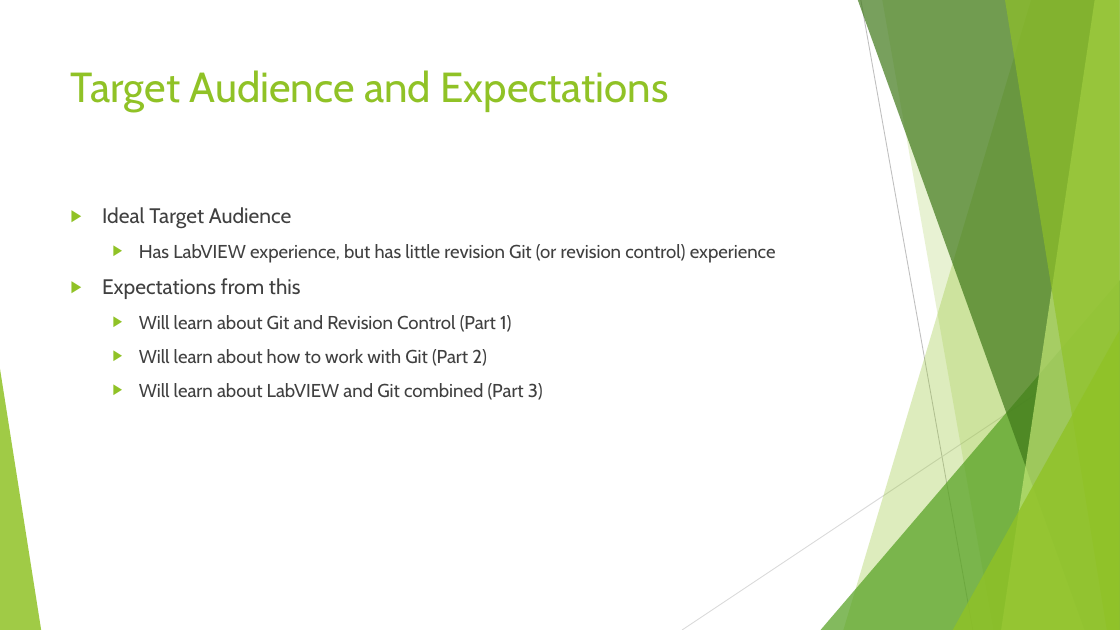
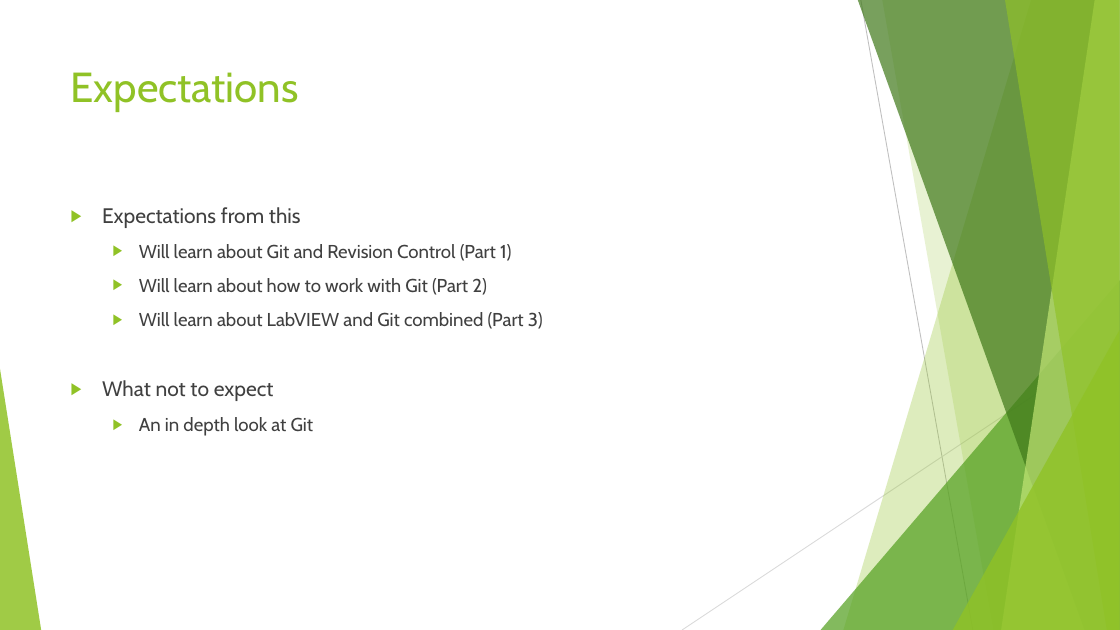
Before and after one commit to sethkaz/git-presentation, a slide deck: slide 3 of Git and LV.pptx (slide 2 before the commit). Drawn at 1120x630 pixels with LibreOffice and Linux fonts; fonts in the diff are those of the drawing. Boxes give left, top, right and bottom in pixels: in the first picture for what was removed or moved away, otherwise in the second. Text is boxed around its words. In the diff, an @@ line names an element or a change of style, - is before the commit and + after.

```diff
--- a/Git and LV.pptx
+++ b/Git and LV.pptx
@@ title at box(71, 72, 299, 112): text changed @@
-Target Audience and Expectations
+Expectations
@@ text at box(102, 207, 776, 263): paragraphs removed @@
-▶ Ideal Target Audience
-  ▶ Has LabVIEW experience, but has little revision Git (or revision control) experience
@@ text at box(102, 380, 314, 436): paragraphs added @@
+▶ What not to expect
+  ▶ An in depth look at Git
```
Also in this commit, not shown: 1 other slide changed, 11 slides added, 1 slide removed.
